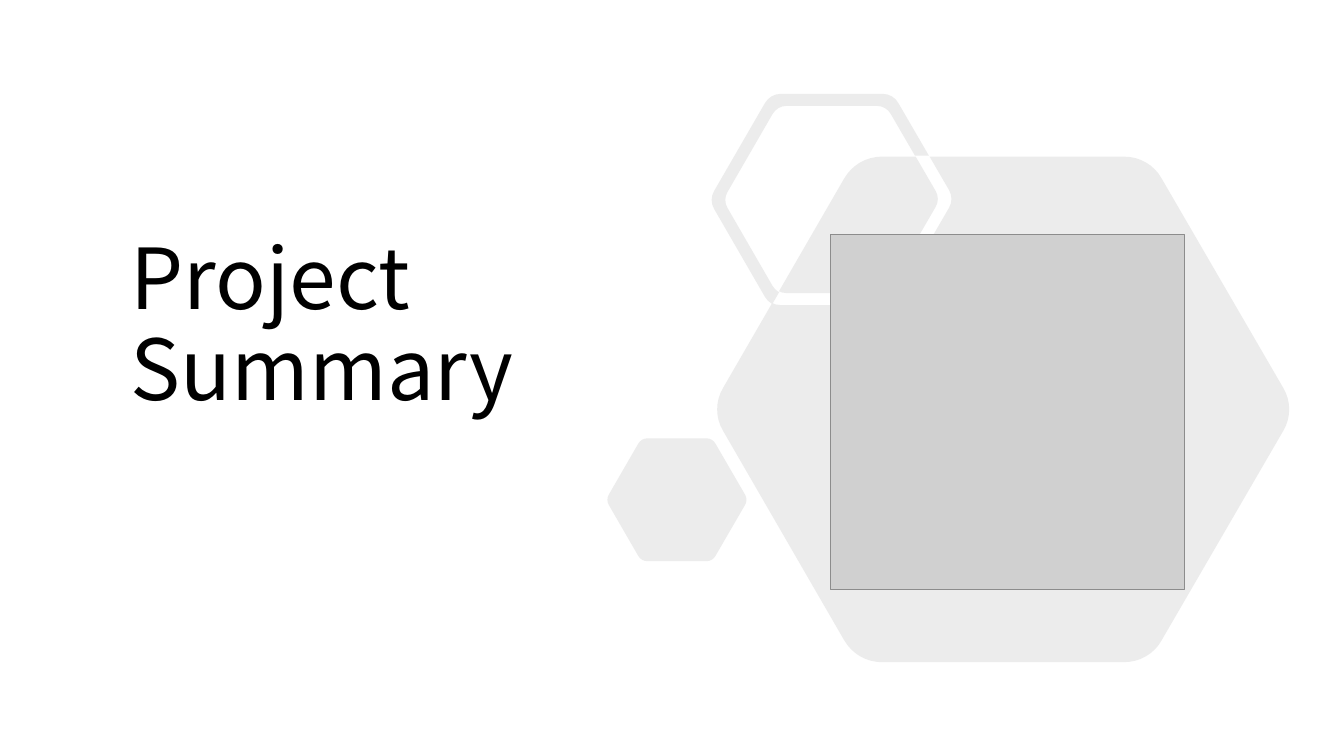
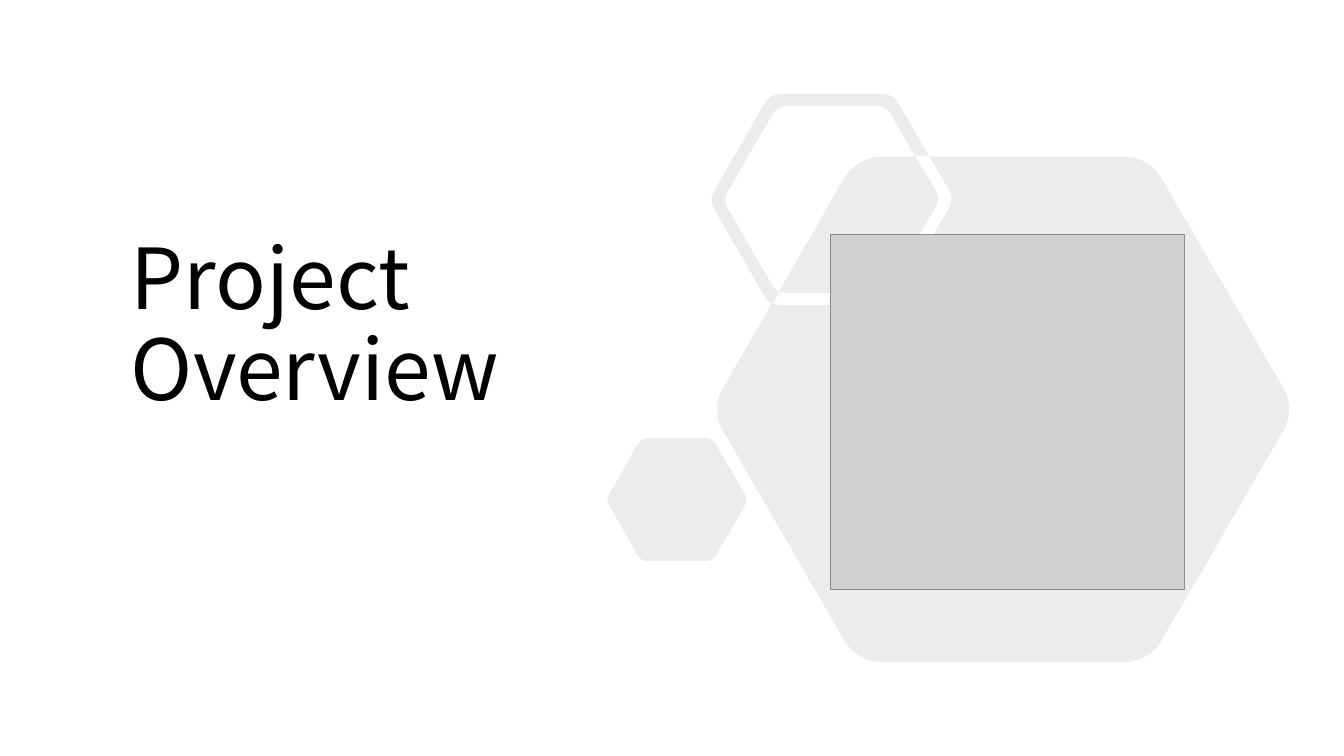
Before and after one commit to irun-soccer/irun, a slide deck: slide 3 of docs/nlp_IRun_05.pptx. Drawn at 1344x756 pixels with LibreOffice and Linux fonts; fonts in the diff are those of the drawing; grey boxes stand for pictures. Boxes give left, top, right and bottom in pixels: in the first picture for what was removed or moved away, otherwise in the second. Text is boxed around its words. In the diff, an @@ line names an element or a change of style, - is before the commit and + after.

```diff
--- a/docs/nlp_IRun_05.pptx
+++ b/docs/nlp_IRun_05.pptx
@@ title at [131,244,499,401]: text changed @@
-Project Summary
+Project
+Overview
```
Also in this commit, not shown: 3 other slides changed.
